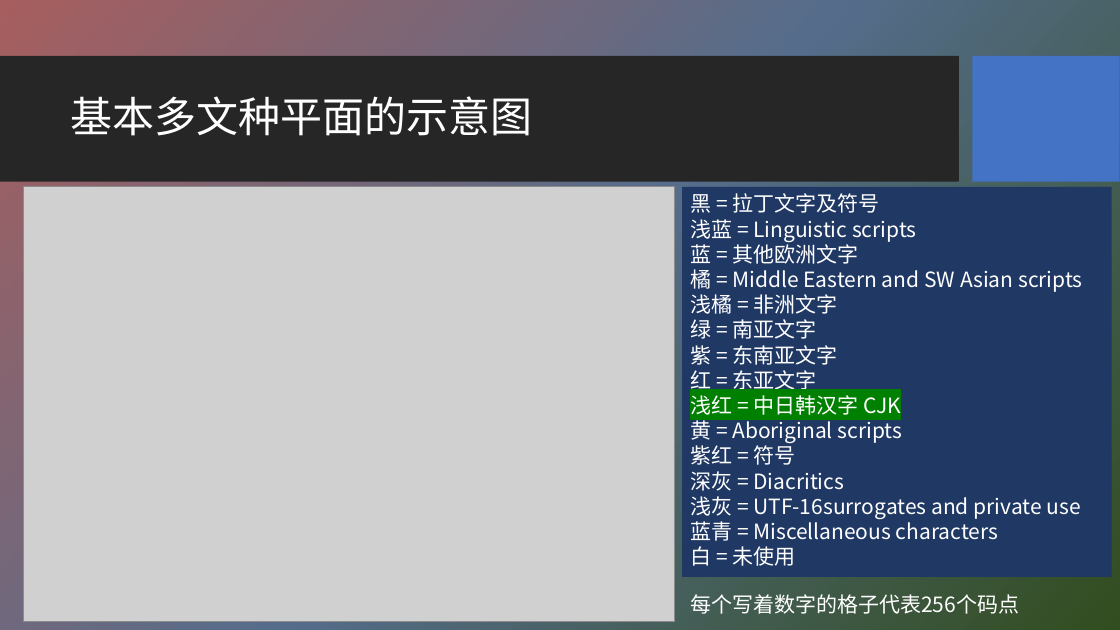
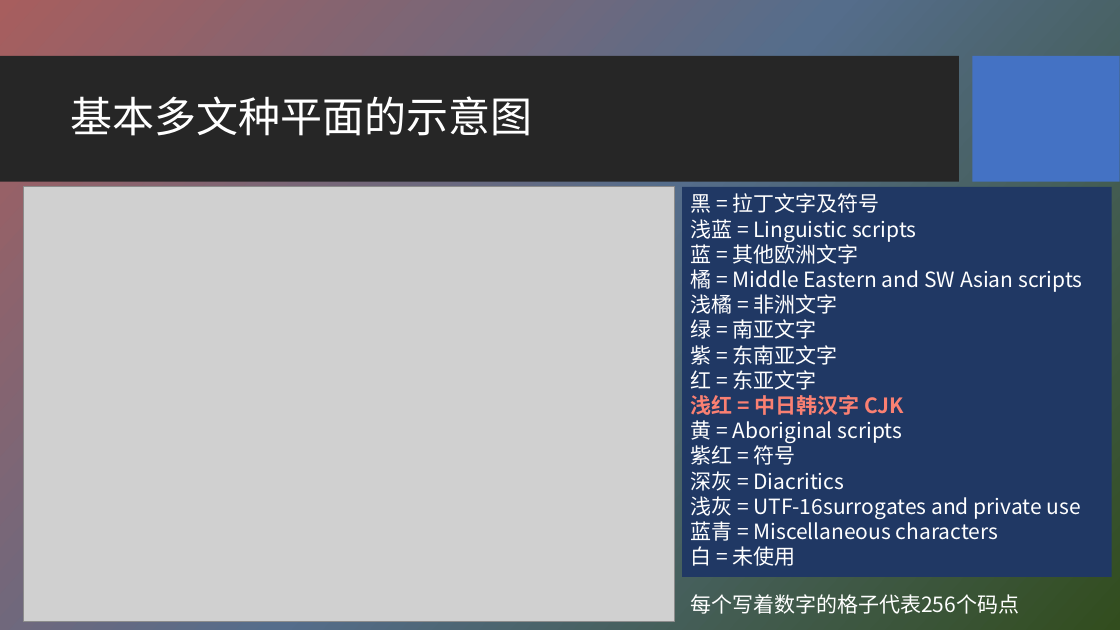
Before and after one commit to HBU/NLP_PPT, a slide deck: slide 15 of PPT-2020/ch06 字符编码与字频统计.pptx. Drawn at 1120x630 pixels with LibreOffice and Linux fonts; fonts in the diff are those of the drawing; grey boxes stand for pictures; background and template pictures are left out. Boxes give left, top, right and bottom in pixels: in the first picture for what was removed or moved away, otherwise in the second. Text is boxed around its words. In the diff, an @@ line names an element or a change of style, - is before the commit and + after.

```diff
--- a/PPT-2020/ch06 字符编码与字频统计.pptx
+++ b/PPT-2020/ch06 字符编码与字频统计.pptx
@@ text in rectangle at (690,395,904,415): text colour #FFFFFF to #FA8072, highlight #008000 to none, bold on in "浅红 = 中日韩汉字 CJK" @@
```
Also in this commit, not shown: 16 other slides changed, 1 other file.
